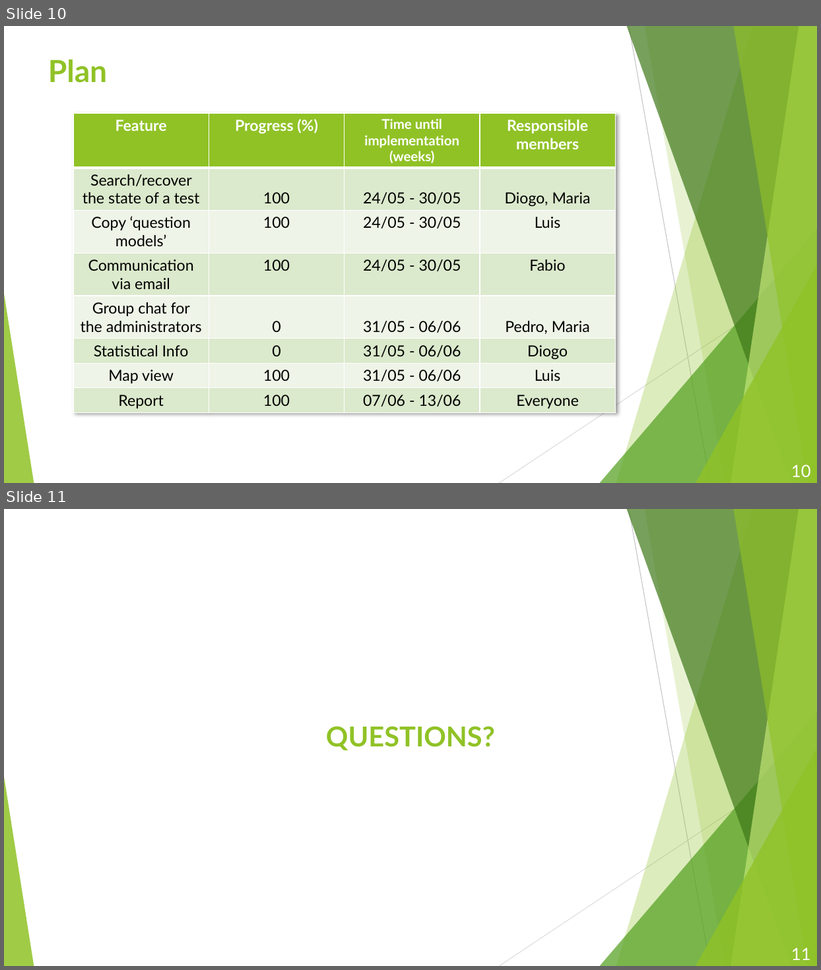
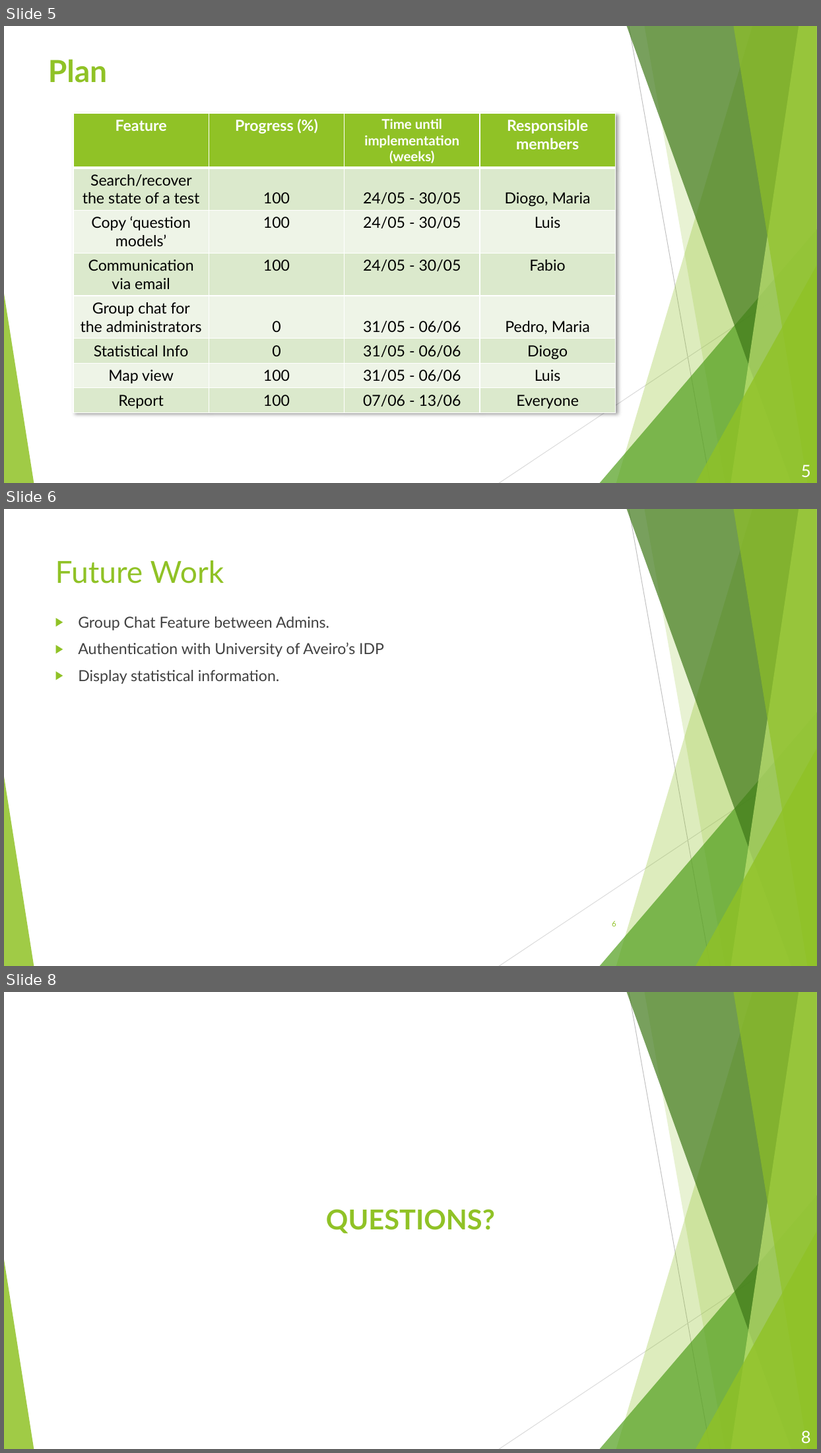
Before and after one commit to Mariainesrocha/Projeto_Informatica, a slide deck: Docs/PowerPoints/PMATE-Transition(Final).pptx. Shown one above the other, each under a label of ours: slides 10 and 11 before the commit, slides 5, 6 and 8 after it; the slides between them are not shown. The pictures are 821x970 and 821x1453 pixels, drawn with LibreOffice and Linux fonts; fonts in the diff are those of the drawing. Boxes give left, top, right and bottom in pixels: in the first picture for what was removed or moved away, otherwise in the second. Text is boxed around its words. In the diff, an @@ line names an element or a change of style, - is before the commit and + after.

```diff
--- a/Docs/PowerPoints/PMATE-Transition(Final).pptx
+++ b/Docs/PowerPoints/PMATE-Transition(Final).pptx
@@ slide 6 added at bbox=[4, 509, 817, 966], background #FFFFFF; not listed: 10 template elements that a slide beside it also shows @@
@@ title added at bbox=[55, 560, 224, 584], 36 pt, text #90C226 @@
+Future Work
@@ text added at bbox=[78, 617, 384, 684], 18 pt, text #404040 @@
+▶ Group Chat Feature between Admins.
+▶ Authentication with University of Aveiro’s IDP
+▶ Display statistical information.
@@ page number added at bbox=[612, 921, 616, 927], 9 pt, text #90C226 @@
+6
@@ what was slide 10 is now slide 5 @@
@@ page number at bbox=[801, 465, 811, 477]: text changed @@
-10
+5
@@ what was slide 11 is now slide 8 @@
@@ page number at bbox=[801, 1431, 811, 1443]: text changed @@
-11
+8
```
Also in this commit, not shown: 2 slides changed, 1 other slide added, 5 slides removed.
